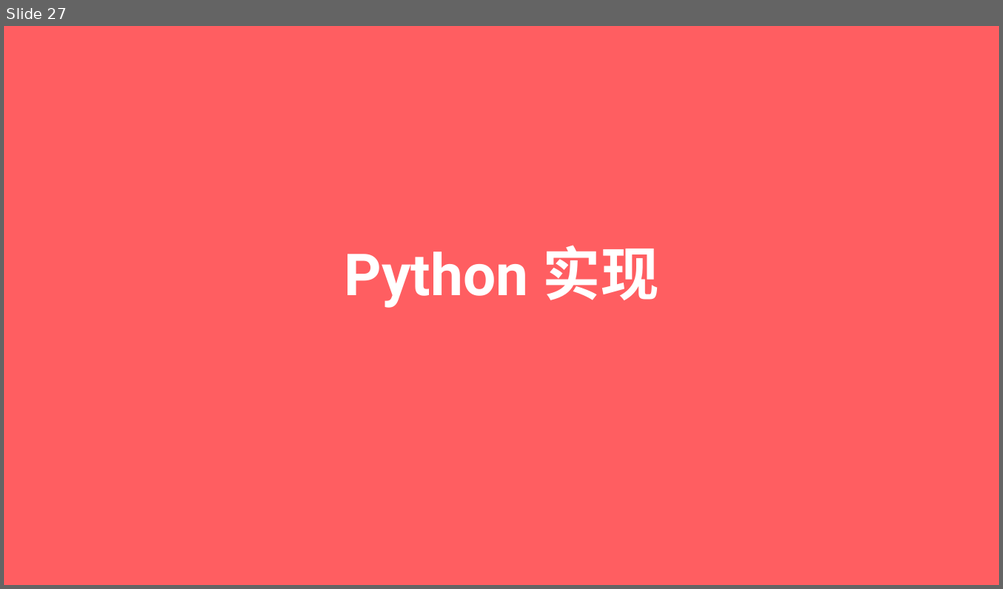
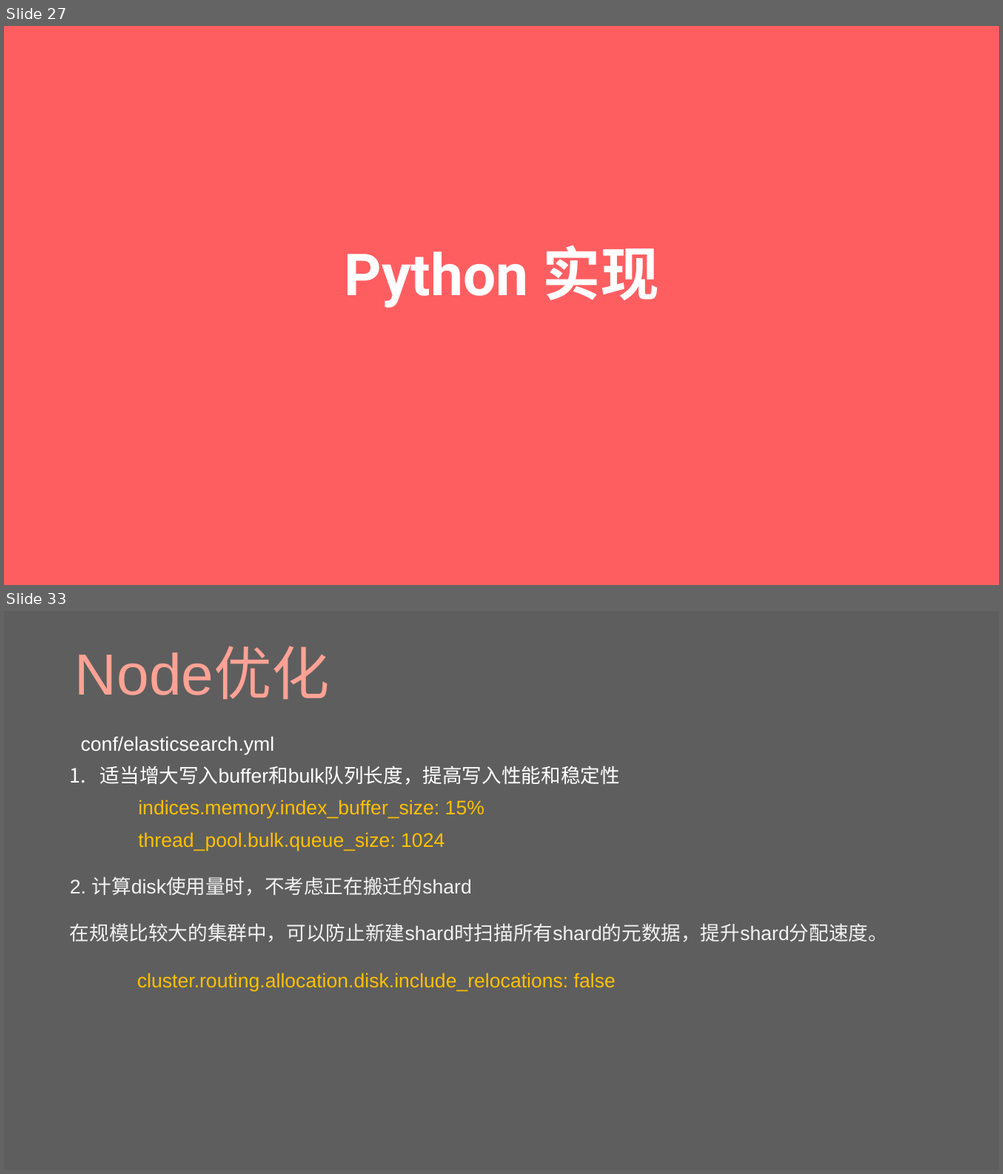
Before and after one commit to Uchida-Hideto/Elasticsearch, a slide deck: elasticsearch.pptx. Shown one above the other, each under a label of ours: slide 27 before the commit, slides 27 and 33 after it; the slides between them are not shown. The pictures are 1003x589 and 1003x1174 pixels, drawn with LibreOffice and Linux fonts; fonts in the diff are those of the drawing. Boxes give left, top, right and bottom in pixels: in the first picture for what was removed or moved away, otherwise in the second. Text is boxed around its words. In the diff, an @@ line names an element or a change of style, - is before the commit and + after.

```diff
--- a/elasticsearch.pptx
+++ b/elasticsearch.pptx
@@ slide 33 added at (x1=4, y1=611, x2=999, y2=1170), background #5E5E5E @@
@@ title added at (x1=75, y1=649, x2=330, y2=700), 112 pt, text #FFA295 @@
+Node优化
@@ text added at (x1=70, y1=736, x2=888, y2=991), 38 pt, text #FFC000 @@
+conf/elasticsearch.yml
+1. 适当增大写入buffer和bulk队列长度，提高写入性能和稳定性
+      indices.memory.index_buffer_size: 15%
+      thread_pool.bulk.queue_size: 1024
+2. 计算disk使用量时，不考虑正在搬迁的shard
+在规模比较大的集群中，可以防止新建shard时扫描所有shard的元数据，提升shard分配速度。
+cluster.routing.allocation.disk.include_relocations: false
```
Also in this commit, not shown: 2 slides changed, 9 other slides added.
